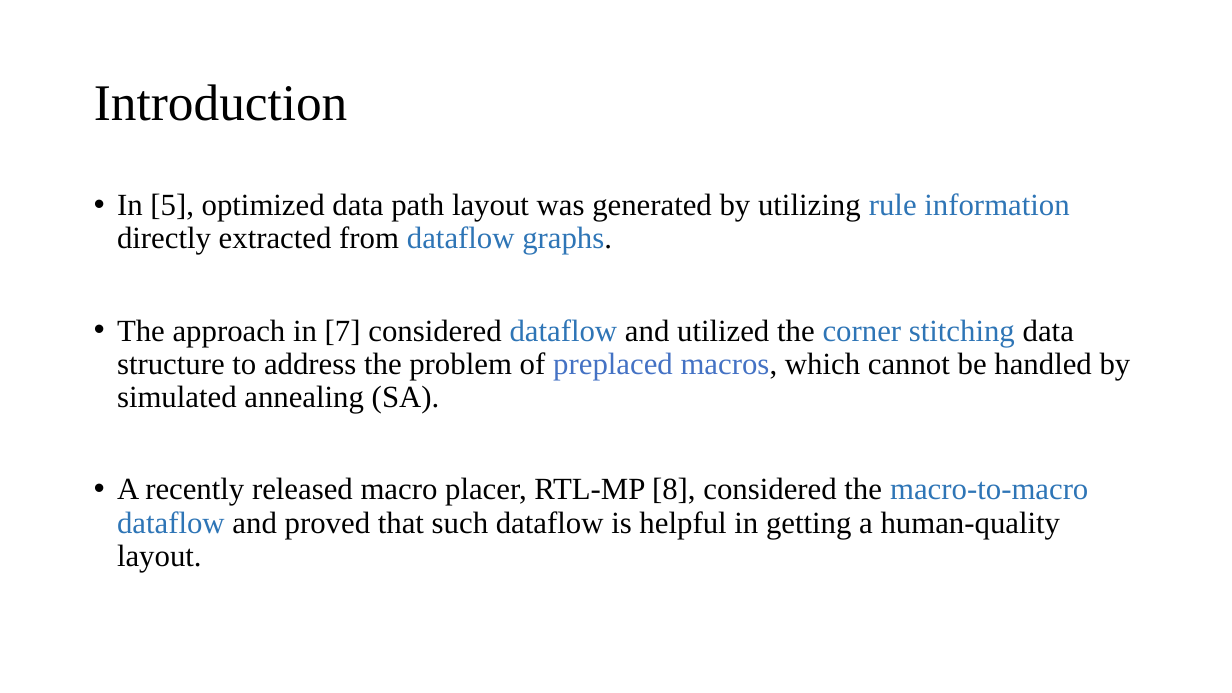
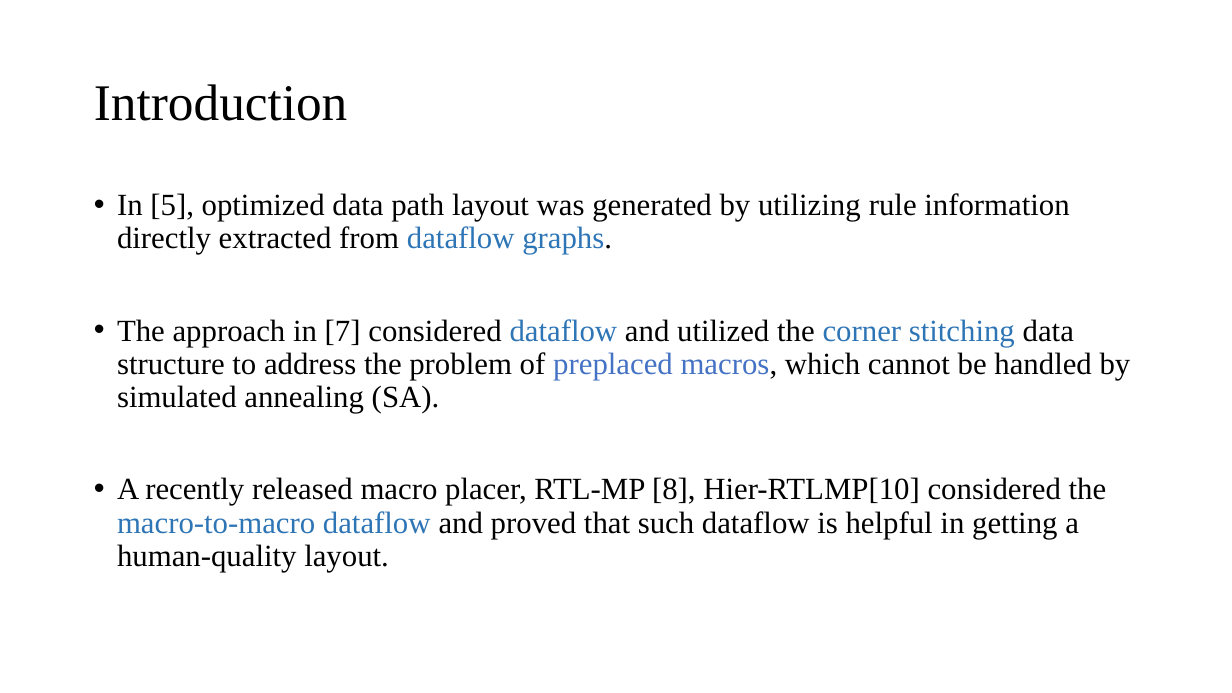
Before and after one commit to demon02130101/Lab, a slide deck: slide 4 of PPT/Standard Cell Do Matter.pptx (slide 5 before the commit). Drawn at 1232x693 pixels with LibreOffice and Linux fonts; fonts in the diff are those of the drawing. Boxes give left, top, right and bottom in pixels: in the first picture for what was removed or moved away, otherwise in the second. Text is boxed around its words. In the diff, an @@ line names an element or a change of style, - is before the commit and + after.

```diff
--- a/PPT/Standard Cell Do Matter.pptx
+++ b/PPT/Standard Cell Do Matter.pptx
@@ text at [117, 193, 1069, 255]: text colour #2E75B6 to #000000 in "rule information" @@
@@ text at [117, 477, 1107, 572]: text changed @@
-• A recently released macro placer, RTL-MP [8], considered the macro-to-macro dataflow and proved that such dataflow is helpful in getting a human-quality layout.
+• A recently released macro placer, RTL-MP [8], Hier-RTLMP[10] considered the macro-to-macro dataflow and proved that such dataflow is helpful in getting a human-quality layout.
```
Also in this commit, not shown: 2 other slides changed, 6 slides added, 2 slides removed, 4 other files.
